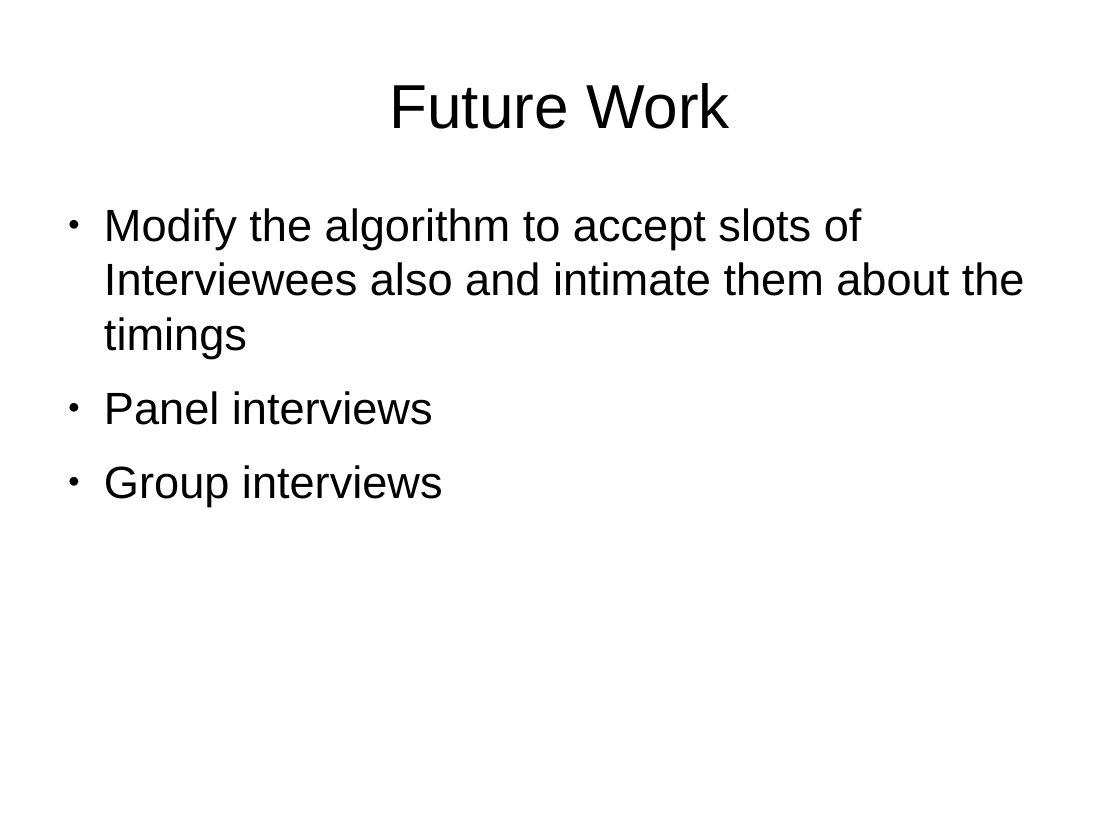
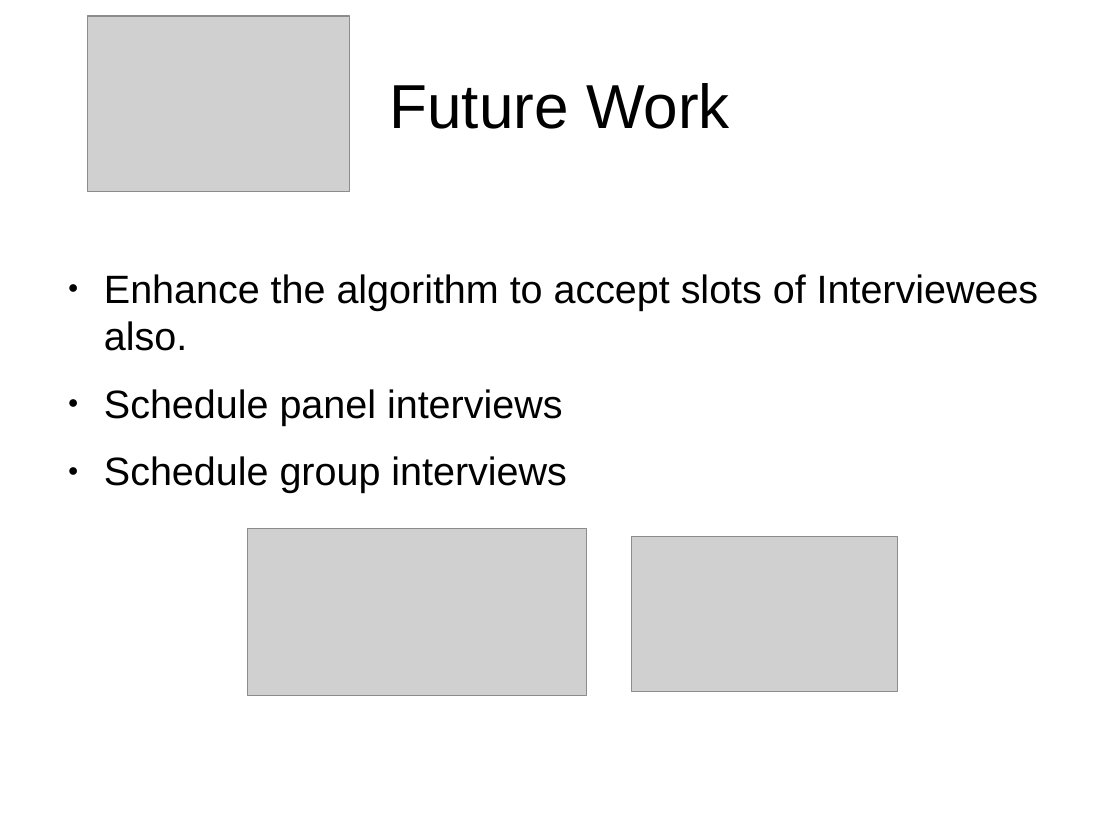
Before and after one commit to akankshaD/Amazon-s-Project, a slide deck: slide 9 of Amazon ppt.odp (slide 8 before the commit). Drawn at 1120x840 pixels with LibreOffice and Linux fonts; fonts in the diff are those of the drawing; grey boxes stand for pictures. Boxes give left, top, right and bottom in pixels: in the first picture for what was removed or moved away, otherwise in the second. Text is boxed around its words. In the diff, an @@ line names an element or a change of style, - is before the commit and + after.

```diff
--- a/Amazon ppt.odp
+++ b/Amazon ppt.odp
@@ picture added at <box>88,16,351,192</box> @@
@@ text at <box>104,274,1039,493</box>: text changed; size 32 to 28 pt @@
-● Modify the algorithm to accept slots of Interviewees also and intimate them about the timings
-● Panel interviews
-● Group interviews
+● Enhance the algorithm to accept slots of Interviewees also.
+● Schedule panel interviews
+● Schedule group interviews
@@ picture added at <box>248,528,586,696</box> @@
@@ picture added at <box>632,537,897,692</box> @@
```
Also in this commit, not shown: 4 other slides changed, 4 slides added, 2 slides removed.
